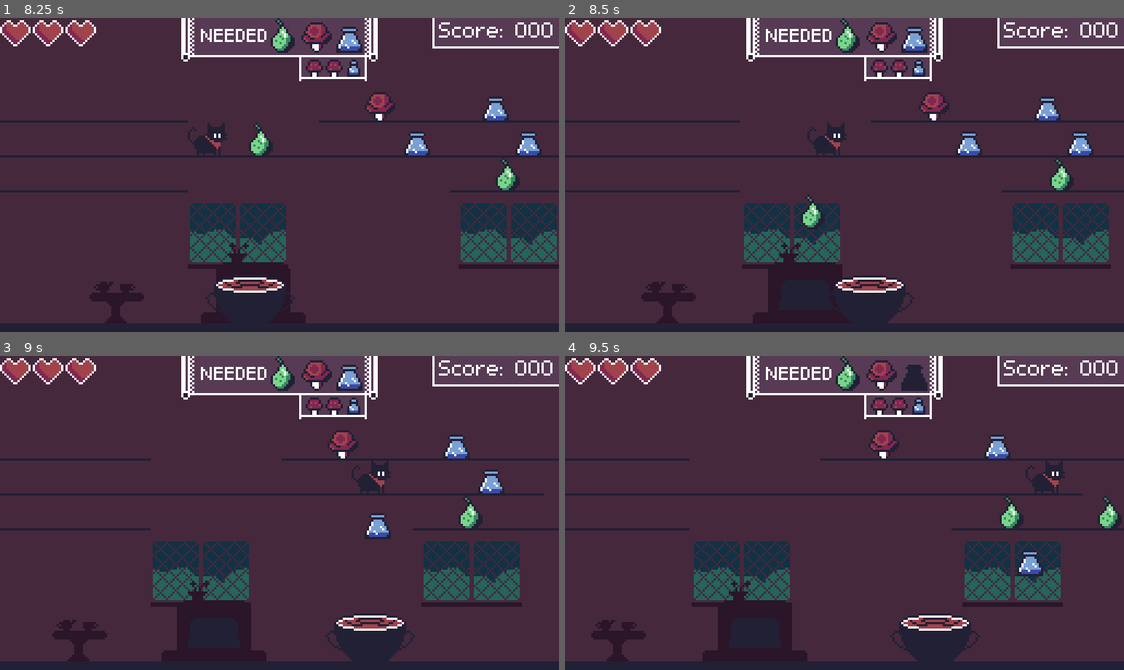
Above: before the commit, frames 1-4 (two rows, left to right).
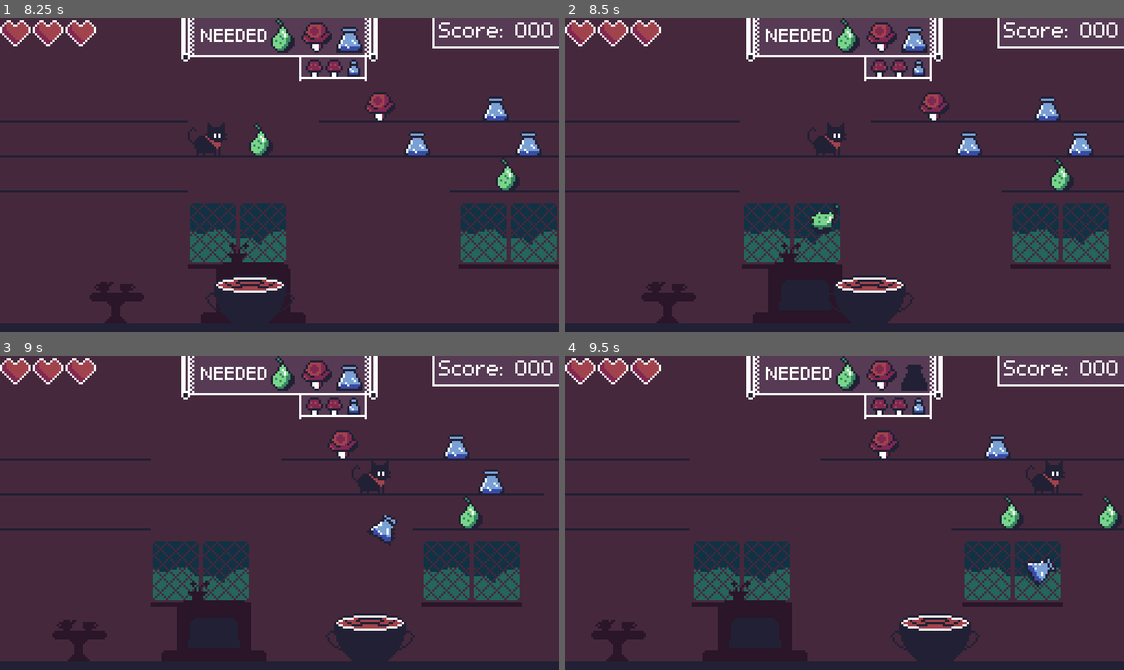
Above: after the commit, the same moments.

Repository: Bazooh/BlackCatJam
Game: Godot game, scene res://ui/menu.tscn
Two runs of this game, one before a commit and one after it. Both use one fixed random seed, a clock stepped at 60 frames per second and the inputs below.
Inputs:
- Up to frame 1 (8.25 s): click "Start" at 0.5 s; hold Right (right) 1.28-2.03 s; hold S (down) 2.03-2.78 s; hold Right (right) 2.78-3.53 s; hold W (up) 3.53-4.28 s; hold A (left) 4.28-5.78 s; hold S (down) 5.78-6.53 s; hold Right (right) 6.53-7.28 s; hold W (up) 7.28-8.03 s; hold Right (right) from 8.03 s (still down)
- Up to frame 2 (8.5 s): keep holding Right (right)
- Up to frame 3 (9 s): release Right (right) at 8.78 s; hold S (down) from 8.78 s (still down)
- Up to frame 4 (9.5 s): keep holding S (down)

Frame 1 is identical in both runs. In frame 2, 0.3% of the frame differs, in the area x 42-49%, y 56-69%; in frame 3, 0.4%, in the area x 65-72%, y 50-61%; in frame 4, 0.3%.

Commit message:
falling animation

Diff:
--- /dev/null
+++ b/entities/items/effects/animation.gd
@@ -0,0 +1,11 @@
+class_name AnimationEffect extends Effect
+
+
+@export var animation_name: String
+
+
+func _activate(_entity) -> void:
+	if _entity is Cat:
+		item.animation_player.speed_scale = sign(_entity.scale.x)
+
+	item.animation_player.play(animation_name)
--- a/entities/items/item.gd
+++ b/entities/items/item.gd
@@ -4,6 +4,8 @@
 signal touch_cat(cat: Cat)
 signal touch_witch(witch: Witch)
 signal touch_ground()
+
+@onready var animation_player: AnimationPlayer = %AnimationPlayer
 
 
 func is_out_of_bounds() -> bool:
--- a/entities/items/item.tscn
+++ b/entities/items/item.tscn
@@ -1,8 +1,9 @@
-[gd_scene load_steps=6 format=3 uid="uid://dmjvmc6ltdaiu"]
+[gd_scene load_steps=10 format=3 uid="uid://dmjvmc6ltdaiu"]
 
 [ext_resource type="Script" path="res://entities/items/item.gd" id="1_ul5h1"]
 [ext_resource type="Texture2D" uid="uid://dhd4e4hp1ss21" path="res://art/Ingredients.png" id="2_yea6j"]
 [ext_resource type="Script" path="res://entities/items/effects/drop.gd" id="3_kghsp"]
+[ext_resource type="Script" path="res://entities/items/effects/animation.gd" id="4_38l55"]
 
 [sub_resource type="AtlasTexture" id="AtlasTexture_4s7eb"]
 atlas = ExtResource("2_yea6j")
@@ -10,6 +11,43 @@
 
 [sub_resource type="RectangleShape2D" id="RectangleShape2D_q4cnn"]
 size = Vector2(14, 16)
+
+[sub_resource type="Animation" id="Animation_ejpfp"]
+resource_name = "fall"
+loop_mode = 1
+tracks/0/type = "value"
+tracks/0/imported = false
+tracks/0/enabled = true
+tracks/0/path = NodePath(".:rotation")
+tracks/0/interp = 1
+tracks/0/loop_wrap = true
+tracks/0/keys = {
+"times": PackedFloat32Array(0, 1),
+"transitions": PackedFloat32Array(1, 1),
+"update": 0,
+"values": [0.0, 6.28319]
+}
+
+[sub_resource type="Animation" id="Animation_efq3m"]
+length = 0.001
+tracks/0/type = "value"
+tracks/0/imported = false
+tracks/0/enabled = true
+tracks/0/path = NodePath(".:rotation")
+tracks/0/interp = 1
+tracks/0/loop_wrap = true
+tracks/0/keys = {
+"times": PackedFloat32Array(0),
+"transitions": PackedFloat32Array(1),
+"update": 0,
+"values": [0.0]
+}
+
+[sub_resource type="AnimationLibrary" id="AnimationLibrary_qa57p"]
+_data = {
+"RESET": SubResource("Animation_efq3m"),
+"fall": SubResource("Animation_ejpfp")
+}
 
 [node name="Item" type="Area2D"]
 script = ExtResource("1_ul5h1")
@@ -29,4 +67,14 @@
 script = ExtResource("3_kghsp")
 drop_speed = 200.0
 
+[node name="Animation" type="Node" parent="Effects"]
+script = ExtResource("4_38l55")
+animation_name = "fall"
+
+[node name="AnimationPlayer" type="AnimationPlayer" parent="."]
+unique_name_in_owner = true
+libraries = {
+"": SubResource("AnimationLibrary_qa57p")
+}
+
 [connection signal="area_entered" from="." to="." method="_on_area_entered"]
